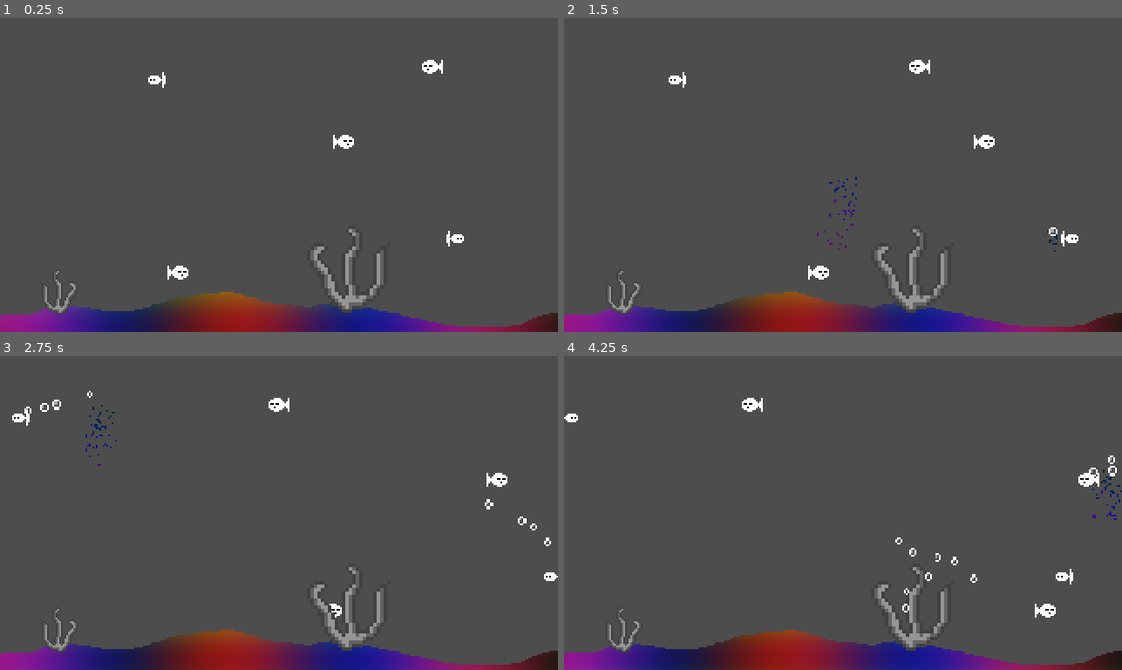
Above: before the commit, frames 1-4 (two rows, left to right).
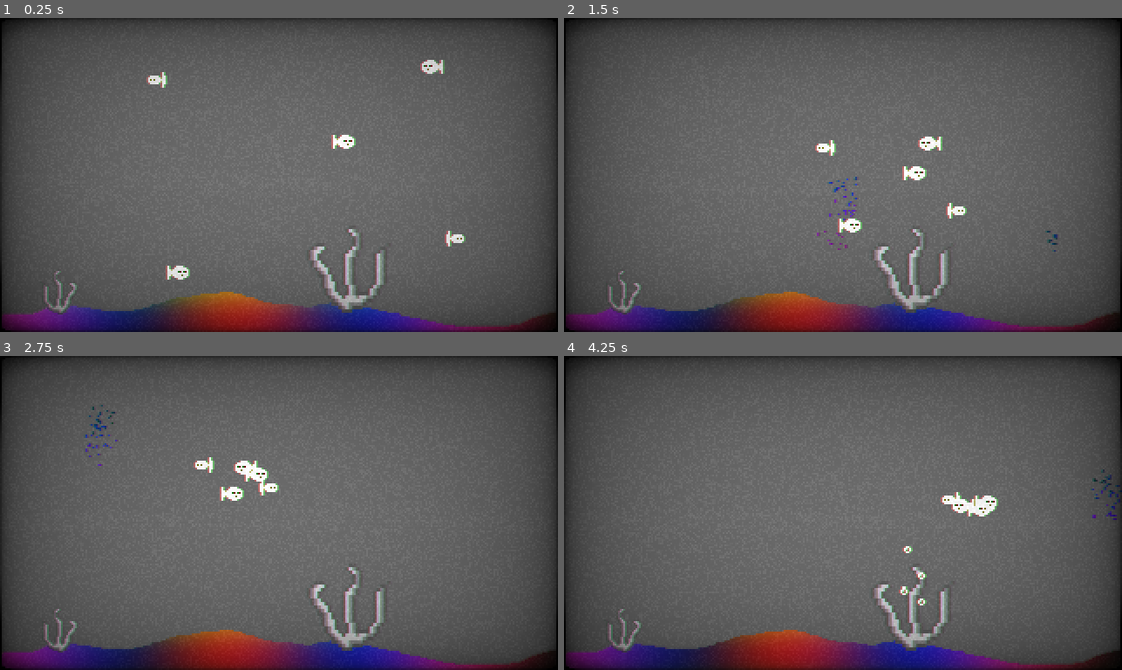
Above: after the commit, the same moments.

Repository: Source-6/Aquarium
Game: Godot game, scene res://node_2d.tscn
The game is run twice, just before and just after one commit, with the same random seed, the same clock (stepped at 60 frames per second) and the same inputs.
Inputs (mouse positions are in pixels of both pictures, inside the frame that each line leads up to):
- Up to frame 1 (0.25 s): no input
- Up to frame 2 (1.5 s): hold Right mouse button (feed) 0.53-1.28 s; click (843, 175) at 0.67 s; move the mouse to (1049, 240) at 1.27 s; right-click (1049, 240) at 1.35 s; click (1049, 240) at 1.42 s
- Up to frame 3 (2.75 s): move the mouse to (100, 418) at 2.02 s; hold Right mouse button (feed) from 2.03 s (still down); click (100, 418) at 2.1 s
- Up to frame 4 (4.25 s): move the mouse to (893, 610) at 2.77 s; release Right mouse button (feed) at 2.78 s; right-click (893, 610) at 2.85 s; click (893, 610) at 2.92 s; move the mouse to (1105, 478) at 3.52 s; hold Right mouse button (feed) from 3.53 s (still down); click (1105, 478) at 3.67 s

The runs differ from the first frame. In frame 1, 32% of the frame differs, in the area x 0-100%, y 0-100%; in frame 2, 33%; in frame 3, 33%; in frame 4, 33%.

Commit message:
fish follow food but need to add offset

Diff:
--- a/fishbehavior.gd
+++ b/fishbehavior.gd
@@ -15,6 +15,9 @@
 @export var prefered_velocity : Vector2
 @export var maxVel : int
 @export var alreadyPressed = false
+@export var speed : int
+var destination : Vector2
+var chasing = false
 
 func _ready() -> void:
 	randFlipped = randi()%2
@@ -35,6 +38,21 @@
 	#print(linear_velocity)
 	if linear_velocity.length() > maxVel:
 		linear_velocity = lerp(linear_velocity, prefered_velocity,1-pow(.05,_delta))
+	if Input.is_action_pressed("feed"):
+		chaseFood(_delta)
+
+
+
+func chaseFood(_delta: float) ->void:
+	chasing = true
+	destination = collision_shape_2d.get_global_mouse_position() #add an offset like a circle
+	if position != destination && chasing:
+		linear_velocity = Vector2(destination-position * speed)
+	if position == destination && Input.is_action_just_released("feed"):
+		chasing = false
+		linear_velocity = prefered_velocity
+
+	print("destination : ",destination, ", position : ", position)
 
 func _on_rigid_body_2d_input_event(viewport: Node, event: InputEvent, shape_idx: int) -> void:
 	if Input.is_action_just_pressed("moveSomething") && not alreadyPressed:  #if we clicked
--- a/node_2d.tscn
+++ b/node_2d.tscn
@@ -115,18 +115,23 @@
 
 [node name="SmallFish" parent="." instance=ExtResource("2_epypp")]
 position = Vector2(254, 127)
+speed = 1
 
 [node name="SmallFish2" parent="." instance=ExtResource("2_epypp")]
 position = Vector2(97, 36)
+speed = 1
 
 [node name="MediumFish" parent="." instance=ExtResource("2_0e48y")]
 position = Vector2(93, 146)
+speed = 1
 
 [node name="MediumFish2" parent="." instance=ExtResource("2_0e48y")]
 position = Vector2(188, 71)
+speed = 1
 
 [node name="MediumFish3" parent="." instance=ExtResource("2_0e48y")]
 position = Vector2(257, 28)
+speed = 1
 
 [node name="Seaweed" parent="." instance=ExtResource("4_0hol4")]
 position = Vector2(37, 155)
@@ -135,7 +140,6 @@
 position = Vector2(202, 139)
 
 [node name="TextureRect" type="TextureRect" parent="."]
-visible = false
 material = SubResource("ShaderMaterial_hqns4")
 anchors_preset = 15
 anchor_right = 1.0
--- a/scenes_object/BigSeaweed.tscn
+++ b/scenes_object/BigSeaweed.tscn
@@ -64,6 +64,7 @@
 [node name="AudioStreamPlayer2D" type="AudioStreamPlayer2D" parent="."]
 stream = SubResource("AudioStreamRandomizer_ifl35")
 pitch_scale = 0.6
+bus = &"bubbles"
 
 [connection signal="input_event" from="." to="." method="_on_input_event"]
 [connection signal="timeout" from="Timer" to="." method="_on_timer_timeout"]
